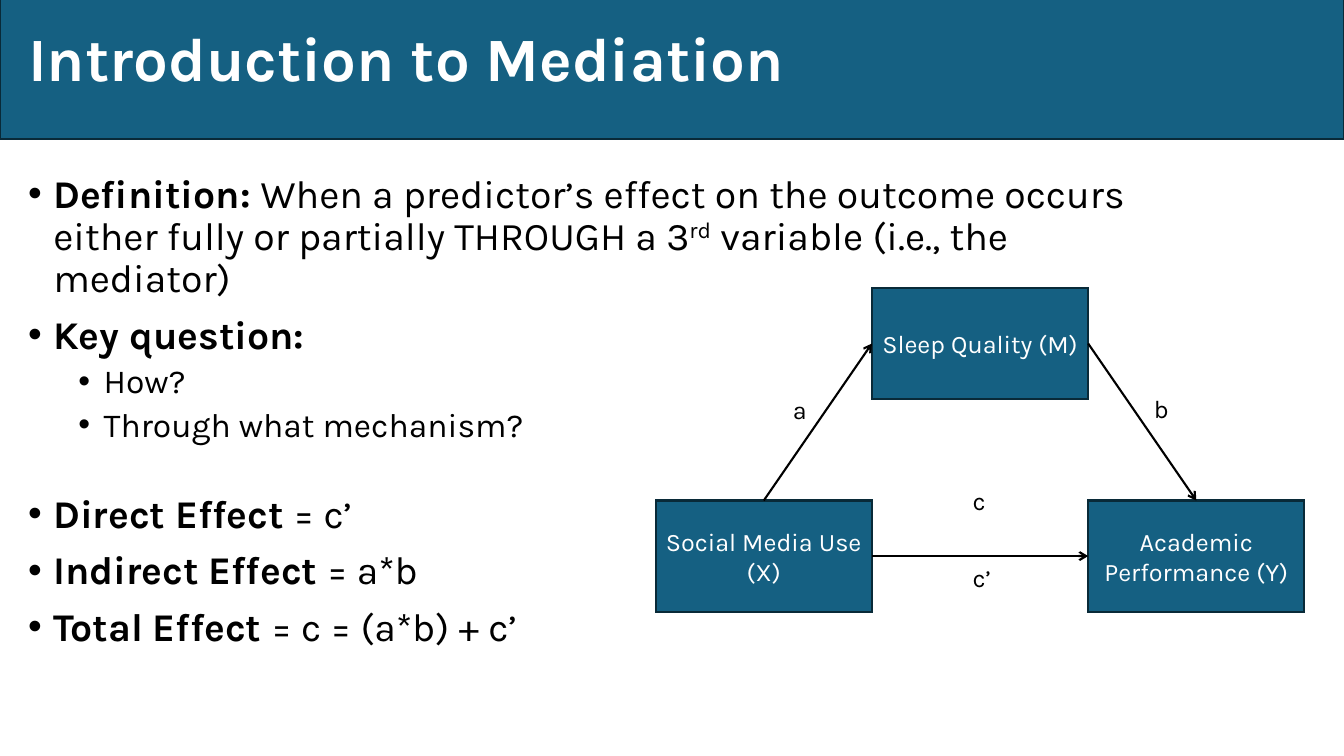
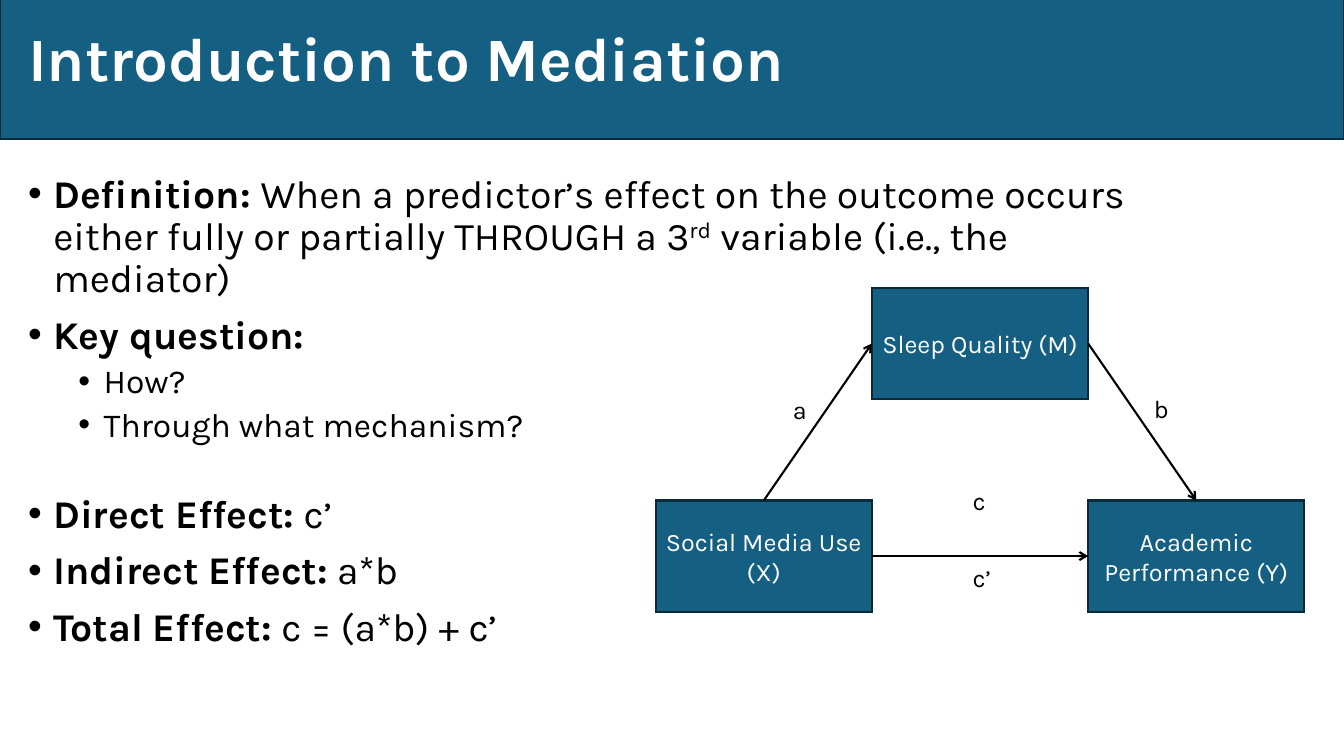
Before and after one commit to EwokOzwok/Data-Analysis-II---CBHPAR-Seminar, a slide deck: slide 13 of Data Analysis II - Mediation and Moderation.pptx. Drawn at 1344x756 pixels with LibreOffice and Linux fonts; fonts in the diff are those of the drawing. Boxes give left, top, right and bottom in pixels: in the first picture for what was removed or moved away, otherwise in the second. Text is boxed around its words. In the diff, an @@ line names an element or a change of style, - is before the commit and + after.

```diff
--- a/Data Analysis II - Mediation and Moderation.pptx
+++ b/Data Analysis II - Mediation and Moderation.pptx
@@ text at (53, 500, 498, 646): text changed @@
-• Direct Effect = c’
-• Indirect Effect = a*b
-• Total Effect = c = (a*b) + c’
+• Direct Effect: c’
+• Indirect Effect: a*b
+• Total Effect: c = (a*b) + c’
```
Also in this commit, not shown: 1 other slide changed, 2 other files.
